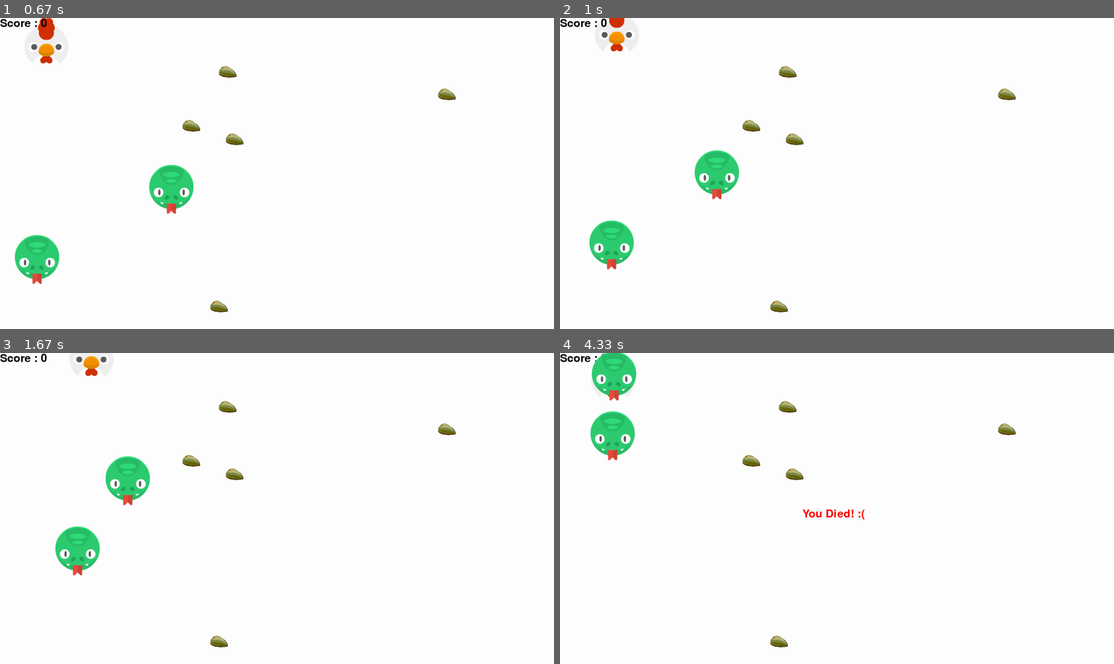
Above: before the commit, frames 1-4 (two rows, left to right).
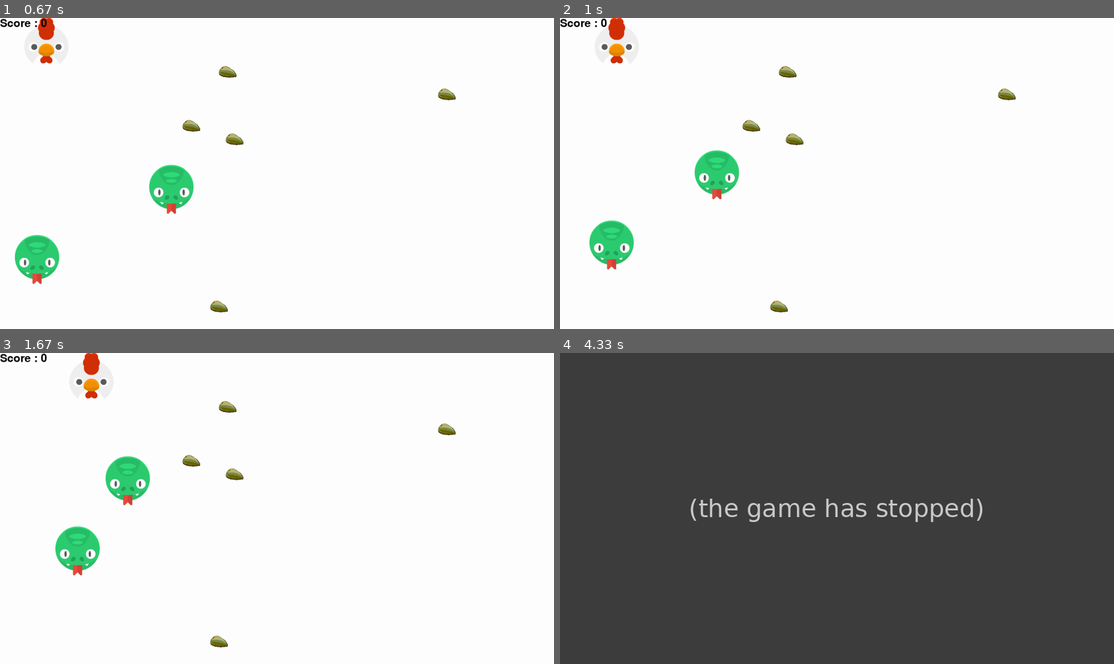
Above: after the commit, the same moments.

Repository: DSC-Drew-University/PygameBoilerplate
Game: pygame game, started from Display.py
Two runs of this game, one before a commit and one after it. Both use one fixed random seed, a clock stepped at 60 frames per second and the inputs below.
Inputs:
- Up to frame 1 (0.67 s): hold Right from 0.33 s (still down)
- Up to frame 2 (1 s): release Right at 0.8 s; hold Up from 0.83 s (still down)
- Up to frame 3 (1.67 s): release Up at 1.13 s; hold Right 1.17-1.63 s
- Up to frame 4 (4.33 s): hold Left 1.67-2.2 s; hold Down 2.23-2.53 s

Frame 1 is identical in both runs. In frame 2, 0.4% of the frame differs, in the area x 7-13%, y 0-15%; in frame 3, 0.4%; in frame 4, 100%, in the area x 0-100%, y 0-100%.
After the commit the program exited at 4.03 s; later frames show no game.

Commit message:
set boundries in the move mthod preventing players and enemies from moving outside the screen

Diff:
--- a/Display.py
+++ b/Display.py
@@ -36,7 +36,7 @@
         if neutral_sprites.__len__() < number_of_seeds:  # This respawns seeds if there are too few
             neutral_sprites.add(Sprites.Seed((random.randint(0, screen_size[0]), random.randint(0, screen_size[1]))))
 
-        player.move()  # moves the player if appropriate
+        player.move(screen_size)  # moves the player if appropriate
 
         for seed in neutral_sprites:  # detects collisions and increases the player score
             if pygame.sprite.collide_rect(player, seed):
@@ -53,7 +53,7 @@
 
         enemy_sprites.draw(screen)  # Draws all the enemy sprites
         for enemy in enemy_sprites:
-            enemy.seek_player(player)
+            enemy.seek_player(player, screen_size)
             if pygame.sprite.collide_rect(player, enemy):
                 lose_message = font.render("You Died! :(", True, (255, 0, 0))
                 screen.blit(lose_message, (700, 450))
--- a/source/Sprites.py
+++ b/source/Sprites.py
@@ -17,7 +17,6 @@
 class Player(pygame.sprite.Sprite):
 
     score = 0
-
     moving_left = False
     moving_right = False
     moving_up = False
@@ -49,15 +48,19 @@
             if input_event.key == K_DOWN or input_event.key == ord('s'):
                 self.moving_down = False
 
-    def move(self):
+    def move(self, screen_size):
         if self.moving_left:
-            self.rect.left = self.rect.left - self.speed
+            if self.rect.left > 0:
+                self.rect.left = self.rect.left - self.speed
         if self.moving_right:
-            self.rect.left = self.rect.left + self.speed
+            if self.rect.left < screen_size[0]:
+                self.rect.left = self.rect.left + self.speed
         if self.moving_up:
-            self.rect.top = self.rect.top - self.speed
+            if self.rect.top > 0:
+                self.rect.top = self.rect.top - self.speed
         if self.moving_down:
-            self.rect.top = self.rect.top + self.speed
+            if self.rect.left < screen_size[1]:
+                self.rect.top = self.rect.top + self.speed
 
     def __init__(self, location):
         pygame.sprite.Sprite.__init__(self)
@@ -70,19 +73,23 @@
 
     speed = 3  # This variable controls how many pixels the enemy will move in a single game step
 
-    def seek_player(self, player):  # This makes the enemy follow the player
+    def seek_player(self, player, screen_size):  # This makes the enemy follow the player
         target_x = player.rect.left
         target_y = player.rect.top
 
         if target_x > self.rect.left:
-            self.rect.left = self.rect.left + self.speed
+            if self.rect.left < screen_size[0]:
+                self.rect.left = self.rect.left + self.speed
         elif target_x < self.rect.left:
-            self.rect.left = self.rect.left - self.speed
+             if self.rect.left > 0:
+                self.rect.left = self.rect.left - self.speed
 
         if target_y > self.rect.top:
-            self.rect.top = self.rect.top + self.speed
+            if self.rect.left < screen_size[1]:
+                self.rect.top = self.rect.top + self.speed
         elif target_y < self.rect.top:
-            self.rect.top = self.rect.top - self.speed
+            if self.rect.top > 0:
+                self.rect.top = self.rect.top - self.speed
 
     def __init__(self, location):
         pygame.sprite.Sprite.__init__(self)
